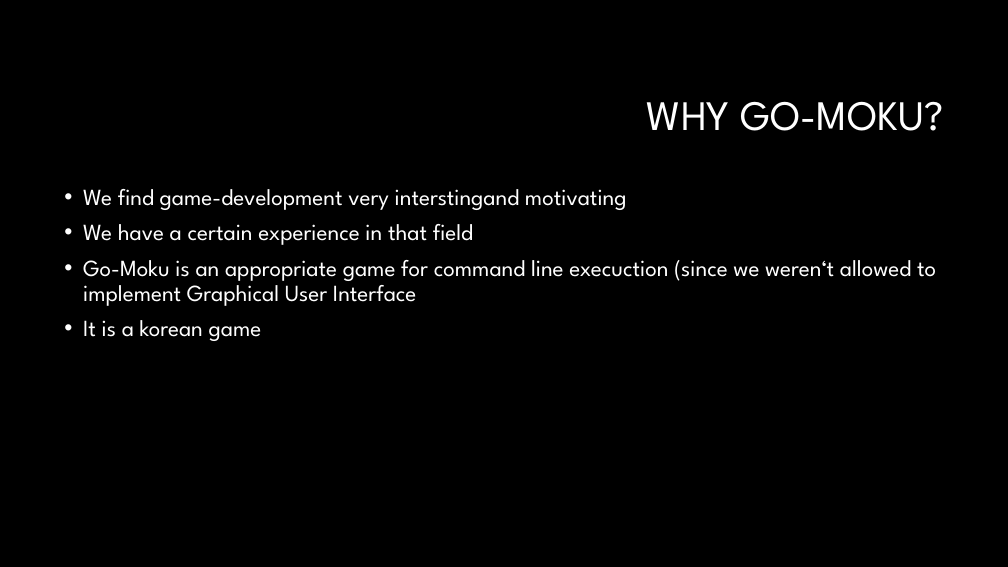
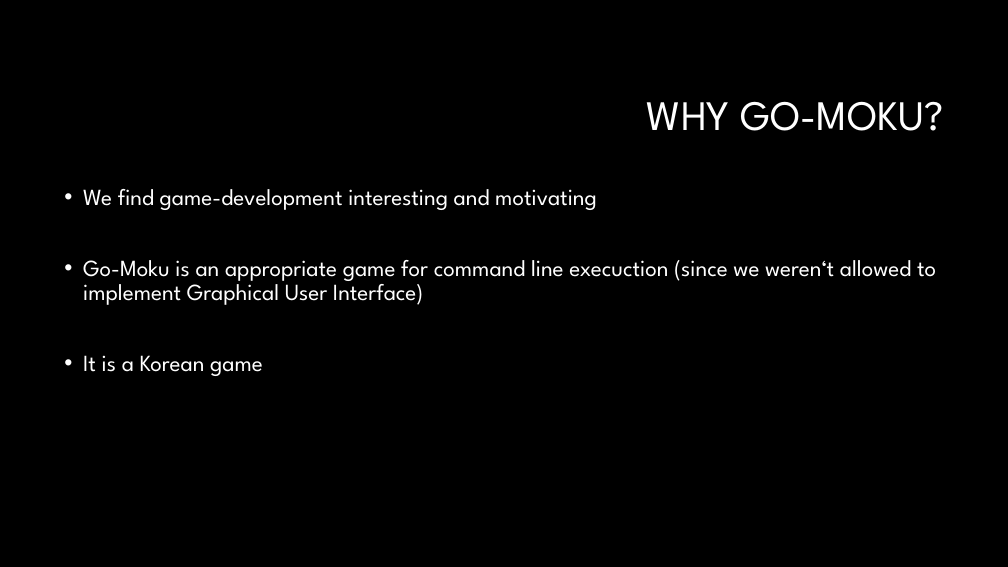
Before and after one commit to SimenSverdrup/Gomoku, a slide deck: slide 2 of Presentation-Gomoku.pptx. Drawn at 1008x567 pixels with LibreOffice and Linux fonts; fonts in the diff are those of the drawing; background and template pictures are left out. Boxes give left, top, right and bottom in pixels: in the first picture for what was removed or moved away, otherwise in the second. Text is boxed around its words. In the diff, an @@ line names an element or a change of style, - is before the commit and + after.

Commit message:
Finished the ppt

```diff
--- a/Presentation-Gomoku.pptx
+++ b/Presentation-Gomoku.pptx
@@ text at <box>83,189,936,376</box>: text changed @@
-• We find game-development very interstingand motivating
-• We have a certain experience in that field
-• Go-Moku is an appropriate game for command line execuction (since we weren‘t allowed to implement Graphical User Interface
-• It is a korean game
+• We find game-development interesting and motivating
+• Go-Moku is an appropriate game for command line execuction (since we weren‘t allowed to implement Graphical User Interface)
+• It is a Korean game
```
Also in this commit, not shown: 2 other slides changed, 13 slides added.
